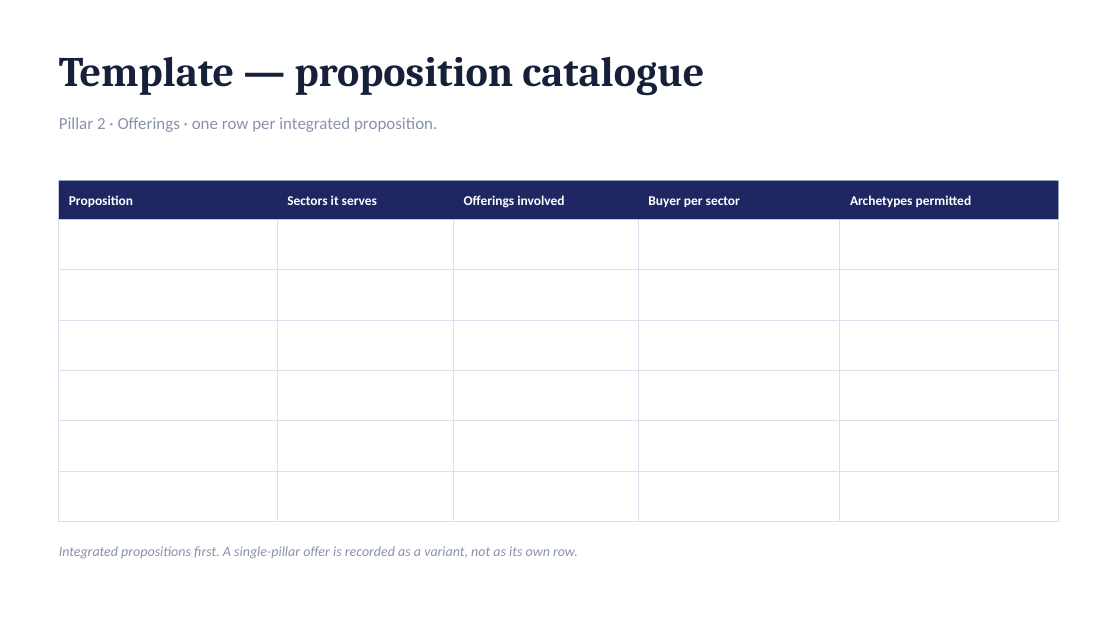
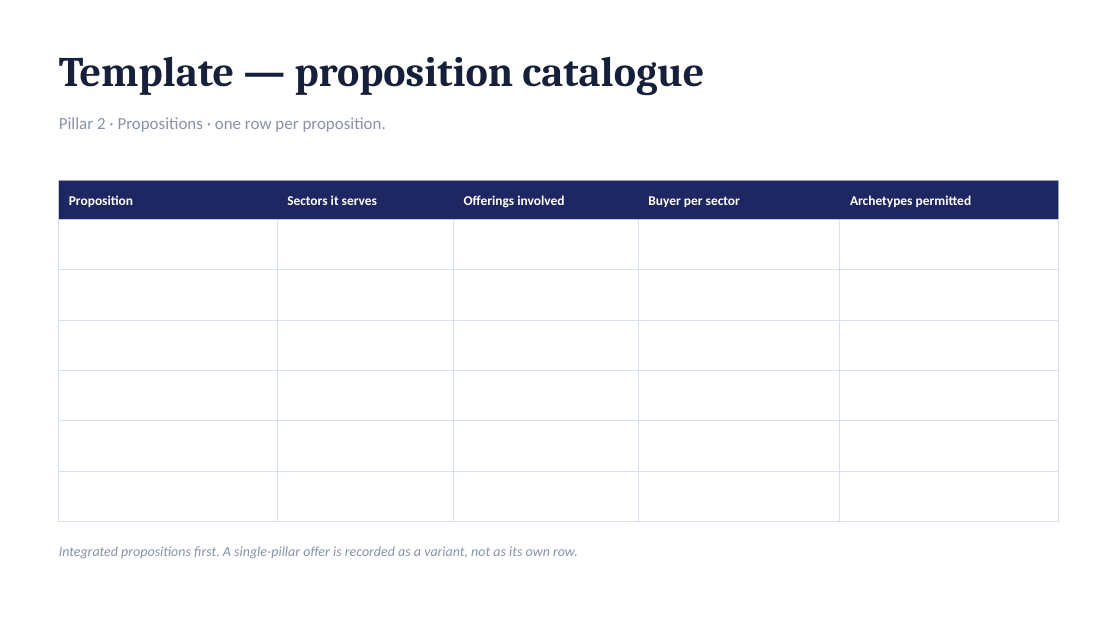
Before and after one commit to dhajjar-cyber/bae, a slide deck: slide 36 of FSI strategy/EAI&D-FSI-Strategy-Development-Plan.pptx. Drawn at 1120x630 pixels with LibreOffice and Linux fonts; fonts in the diff are those of the drawing. Boxes give left, top, right and bottom in pixels: in the first picture for what was removed or moved away, otherwise in the second. Text is boxed around its words. In the diff, an @@ line names an element or a change of style, - is before the commit and + after.

```diff
--- a/FSI strategy/EAI&D-FSI-Strategy-Development-Plan.pptx
+++ b/FSI strategy/EAI&D-FSI-Strategy-Development-Plan.pptx
@@ text at (59, 117, 386, 132): text changed @@
-Pillar 2 · Offerings · one row per integrated proposition.
+Pillar 2 · Propositions · one row per proposition.
```
Also in this commit, not shown: 1 other slide changed, 1 other file.
